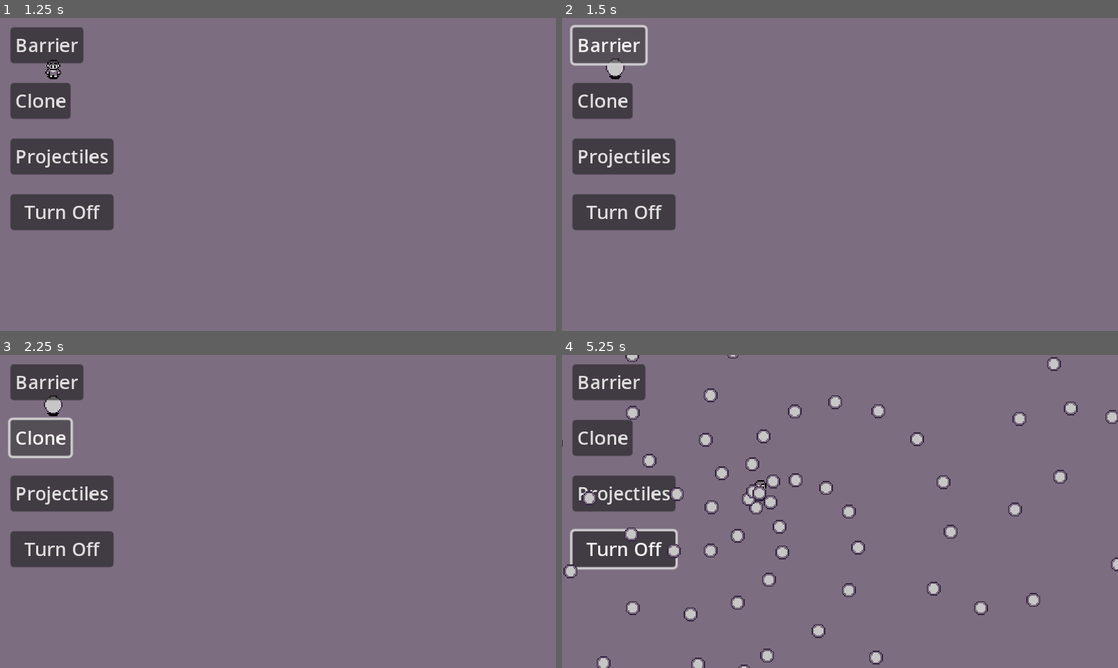
Above: before the commit, frames 1-4 (two rows, left to right).
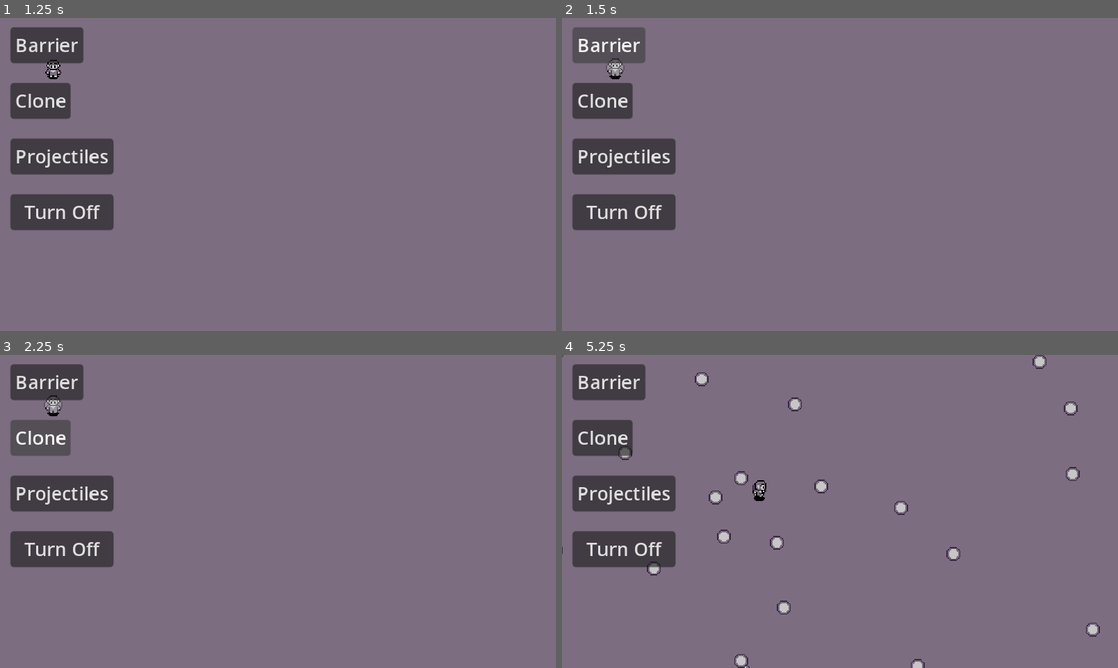
Above: after the commit, the same moments.

Repository: SantiagoBoscan07/Project-Cypher
Game: Godot game, scene res://Scenes/Menu/menu.tscn
Two runs of this game, one before a commit and one after it. Both use one fixed random seed, a clock stepped at 60 frames per second and the inputs below.
Inputs (mouse positions are in pixels of both pictures, inside the frame that each line leads up to):
- Up to frame 1 (1.25 s): click "Play Game" at 0.5 s
- Up to frame 2 (1.5 s): click "Barrier" at 1.25 s
- Up to frame 3 (2.25 s): click "Clone" at 2 s
- Up to frame 4 (5.25 s): click "Projectiles" at 2.75 s; tap Enter at 3.5 s; move the mouse to (962, 495) at 3.52 s; hold Right (moveRight) 3.53-4.28 s; hold Shift (dash) 3.53-4.28 s; click (962, 495) at 3.67 s; tap Space (shoot) at 3.8, 4.35 s; move the mouse to (728, 527) at 4.27 s; hold Down (moveDown) 4.28-5.03 s; tap Shift (dash) at 4.55 s; move the mouse to (895, 442) at 5.02 s; hold Right (moveRight) from 5.03 s (still down); hold Shift (dash) from 5.03 s (still down)

Frame 1 is identical in both runs. In frame 2, 0.4% of the frame differs, in the area x 1-16%, y 2-19%; in frame 3, 0.4%; in frame 4, 4.7%, in the area x 0-100%, y 0-100%.

Commit message:
general fixes

Diff:
--- a/project-cypher/Scenes/Player/barrier.gd
+++ b/project-cypher/Scenes/Player/barrier.gd
@@ -12,7 +12,7 @@
 
 func activateBarrier():
 	sprite.visible = true
-	Hurtbox.is_invicible = true
+	Hurtbox.isInvulnerable = true
 	barrierTimer.start()
 
 func turnOffSprite():
@@ -20,4 +20,4 @@
 
 func _on_barrier_timer_timeout() -> void:
 	turnOffSprite()
-	Hurtbox.is_invicible = false
+	Hurtbox.isInvulnerable = false
--- a/project-cypher/Scenes/Player/player.tscn
+++ b/project-cypher/Scenes/Player/player.tscn
@@ -179,46 +179,37 @@
 script/source = "extends Node2D
 class_name Spawner
 @export var bullethell: PackedScene
-var theta: float = 0.0
 @export_range(0,2*PI) var alpha: float = 0.0
 @export var bulletspawner: Marker2D
+@export var power_timer: Timer
+@export var durationTimer: Timer
+@export var player: CharacterBody2D
+var canStorm: bool = true
+var theta: float = 0.0
 var speed = 100
 var direction = Vector2.RIGHT
-@export var power_timer: Timer
-@export var durationTimer: Timer
-var canStorm: bool = true
-
-#func _physics_process(delta):
-	#position += direction * speed * delta
 
 func _ready():
 	Signals.connect(\"startStorm\", timer)
-
-#func _physics_process(delta):
-#	if Input.is_action_pressed(\"shoot\") and canStorm:
-#		start_storm(theta)
 
 func get_vector(angle):
 	theta = angle + alpha
 	return Vector2(cos(theta), sin(theta))
 
-
-
 func start_storm(angle):
 	var bullethell = bullethell.instantiate()
 	bullethell.position = bulletspawner.global_position
+	bullethell.z_index = player.z_index - 1
 	bullethell.direction = get_vector(angle)
 	get_tree().current_scene.call_deferred(\"add_child\", bullethell)
 
 func _on_bullet_storm_duration_timeout():
 	power_timer.stop()
-
 
 func timer():
 	power_timer.start()
 	durationTimer.start()
 	start_storm(theta)
-
 
 func _on_bullet_storm_cooldown_timeout():
 	start_storm(theta)
@@ -260,6 +251,8 @@
 parameters/Move/blend_position = Vector2(0, 0)
 
 [node name="Barrier" type="Sprite2D" parent="Body/Sprites"]
+visible = false
+modulate = Color(1, 1, 1, 0.392157)
 position = Vector2(14, 11)
 texture = ExtResource("6_0ursj")
 
@@ -345,18 +338,13 @@
 
 [node name="Power-Ups" type="Node2D" parent="Components"]
 
-
-[node name="Barrier" type="Node2D" parent="Components/Power-Ups"]
-position = Vector2(14, 14)
-
 [node name="Barrier" type="Node2D" parent="Components/Power-Ups" node_paths=PackedStringArray("barrierTimer", "Hurtbox", "sprite")]
 script = ExtResource("15_4i3y8")
 barrierTimer = NodePath("../../../Timer/BarrierTimer")
 Hurtbox = NodePath("../../../Body/Areas/Hurtbox")
 sprite = NodePath("../../../Body/Sprites/Barrier")
 
-
-[node name="ProjectileSpawner" type="Node2D" parent="Components/Power-Ups" node_paths=PackedStringArray("bulletspawner", "power_timer", "durationTimer")]
+[node name="ProjectileSpawner" type="Node2D" parent="Components/Power-Ups" node_paths=PackedStringArray("bulletspawner", "power_timer", "durationTimer", "player")]
 position = Vector2(28, 28)
 script = SubResource("GDScript_owp3k")
 bullethell = ExtResource("2_jk383")
@@ -364,6 +352,7 @@
 bulletspawner = NodePath("../../../Body/Markers/ShootingPosition")
 power_timer = NodePath("../../../Timer/BulletStormCooldown")
 durationTimer = NodePath("../../../Timer/BulletStormDuration")
+player = NodePath("../../..")
 
 [node name="Clones" type="Node2D" parent="Components/Power-Ups"]
 position = Vector2(1, 0)
@@ -382,20 +371,18 @@
 [node name="DashDuration" type="Timer" parent="Timer"]
 one_shot = true
 
-
 [node name="ProjectileSpeed" type="Timer" parent="Timer"]
 wait_time = 0.05
 autostart = true
 
 [node name="BulletStormCooldown" type="Timer" parent="Timer"]
-wait_time = 0.01
+wait_time = 0.05
 
 [node name="BulletStormDuration" type="Timer" parent="Timer"]
 wait_time = 5.0
 
 [node name="BarrierTimer" type="Timer" parent="Timer"]
 wait_time = 3.0
-
 one_shot = true
 
 [node name="Debug" type="Control" parent="."]
@@ -419,9 +406,7 @@
 [connection signal="timeout" from="Timer/ShootingTimer" to="Components/Moveset/Shoot" method="_on_shooting_timer_timeout"]
 [connection signal="timeout" from="Timer/DashCooldown" to="Components/Moveset/Dash" method="_on_dash_cooldown_timeout"]
 [connection signal="timeout" from="Timer/DashDuration" to="Components/Moveset/Dash" method="_on_dash_duration_timeout"]
-
 [connection signal="timeout" from="Timer/ProjectileSpeed" to="." method="_on_projectile_speed_timeout"]
 [connection signal="timeout" from="Timer/BulletStormCooldown" to="Components/Power-Ups/ProjectileSpawner" method="_on_bullet_storm_cooldown_timeout"]
 [connection signal="timeout" from="Timer/BulletStormDuration" to="Components/Power-Ups/ProjectileSpawner" method="_on_bullet_storm_duration_timeout"]
-
 [connection signal="timeout" from="Timer/BarrierTimer" to="Components/Power-Ups/Barrier" method="_on_barrier_timer_timeout"]
--- a/project-cypher/Scenes/Test/test.tscn
+++ b/project-cypher/Scenes/Test/test.tscn
@@ -22,6 +22,7 @@
 offset_top = 8.0
 offset_right = 71.0
 offset_bottom = 39.0
+focus_mode = 0
 text = "Barrier"
 
 [node name="Clone" type="Button" parent="Power-Ups Test"]
@@ -30,6 +31,7 @@
 offset_top = 56.0
 offset_right = 60.0
 offset_bottom = 87.0
+focus_mode = 0
 text = "Clone"
 
 [node name="Projectiles" type="Button" parent="Power-Ups Test"]
@@ -38,6 +40,7 @@
 offset_top = 104.0
 offset_right = 97.0
 offset_bottom = 135.0
+focus_mode = 0
 text = "Projectiles"
 
 [node name="TurnOff" type="Button" parent="Power-Ups Test"]
@@ -46,6 +49,7 @@
 offset_top = 152.0
 offset_right = 97.0
 offset_bottom = 183.0
+focus_mode = 0
 text = "Turn Off"
 
 [connection signal="pressed" from="Power-Ups Test/Barrier" to="Power-Ups Test" method="_on_barrier_pressed"]
--- a/project-cypher/Scripts/Misc/Hurtbox.gd
+++ b/project-cypher/Scripts/Misc/Hurtbox.gd
@@ -1,12 +1,11 @@
 extends Area2D
 class_name Hurtbox
 
-var is_invicible = false:
+var isInvulnerable = false:
 	set (value):
-		is_invicible = value
-		print(value)
+		isInvulnerable = value
 		for child in get_children():
 			if not child is CollisionShape2D and not child is CollisionPolygon2D: continue
-			child.set_deferred("disabled", is_invicible)
+			child.set_deferred("disabled", isInvulnerable)
 
 signal hurt(hitbox)
--- a/project-cypher/Scripts/Player/Dash.gd
+++ b/project-cypher/Scripts/Player/Dash.gd
@@ -19,7 +19,7 @@
 # Starts timer duration for dash, it creates clone effect, and it boost the character speed
 func boost():
 	dashDuration.start()
-	hurtbox.is_invicible = true
+	hurtbox.isInvulnerable = true
 	sprite.modulate.a = 0.5
 	normalSpeed = player.playerSpeed
 	boostSpeed = player.playerSpeed * 2
@@ -37,6 +37,7 @@
 # Once the dash is over it starts a cooldown timer
 func _on_dash_duration_timeout() -> void:
 	dashClones.emitting = false
+	hurtbox.isInvulnerable = false
 	sprite.modulate.a = 1
 	player.playerSpeed = normalSpeed
 	dashCooldown.start()
Not shown: 1 places in project-cypher/Scenes/Player/player.tscn that only renumber resources
